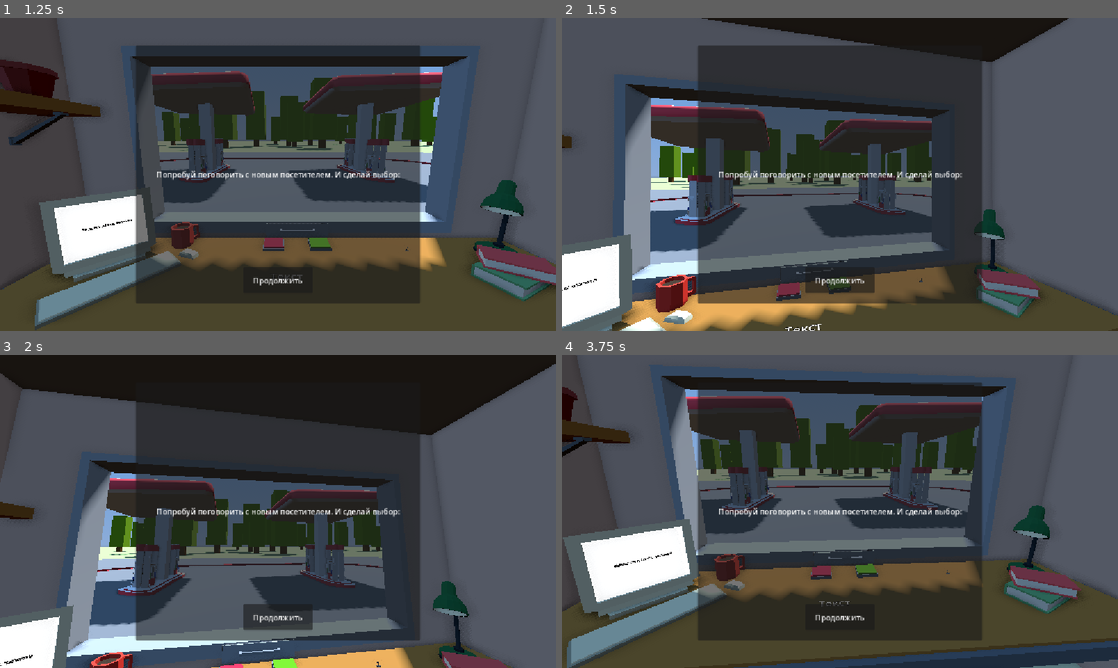
Above: before the commit, frames 1-4 (two rows, left to right).
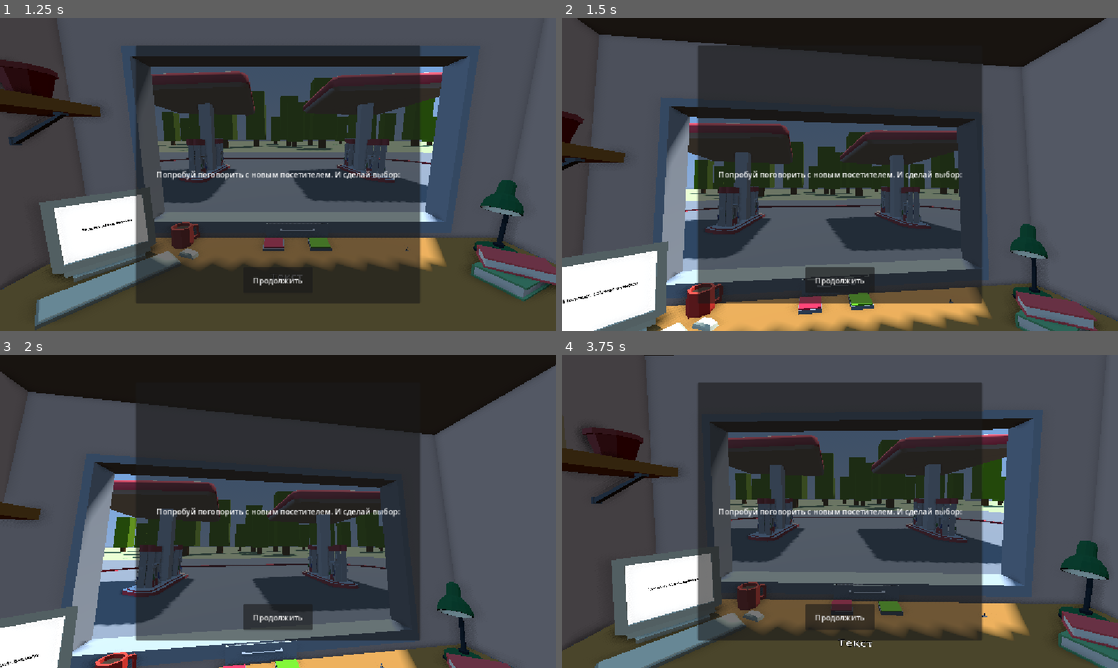
Above: after the commit, the same moments.

Repository: RolicsVin/AZS
Game: Godot game, scene res://scenes/game.tscn
The game is run twice, just before and just after one commit, with the same random seed, the same clock (stepped at 60 frames per second) and the same inputs. This scene is started directly instead of the project's main scene.
Inputs (mouse positions are in pixels of both pictures, inside the frame that each line leads up to):
- Up to frame 1 (1.25 s): click "Продолжить" at 0.5 s
- Up to frame 2 (1.5 s): tap Enter (ui_accept) at 1.25 s; move the mouse to (962, 158) at 1.27 s; hold Right (ui_right) from 1.28 s (still down); click (962, 158) at 1.35 s
- Up to frame 3 (2 s): keep holding Right (ui_right); tap Enter (ui_accept) at 1.52 s
- Up to frame 4 (3.75 s): move the mouse to (728, 527) at 2.02 s; release Right (ui_right) at 2.03 s; hold Down (ui_down) 2.03-2.78 s; click (728, 527) at 2.1 s; tap Enter (ui_accept) at 2.27 s; move the mouse to (895, 442) at 2.77 s; hold Right (ui_right) 2.78-3.53 s; click (895, 442) at 2.85 s; move the mouse to (812, 574) at 3.52 s; hold Up (ui_up) from 3.53 s (still down); click (812, 574) at 3.6 s

Frame 1 is identical in both runs. In frame 2, 46% of the frame differs, in the area x 0-100%, y 0-100%; in frame 3, 7.1%; in frame 4, 55%.

Commit message:
Fix camera rotation interpolation

Diff:
--- a/scenes/camera_3d.gd
+++ b/scenes/camera_3d.gd
@@ -110,7 +110,7 @@
 	var target_rotation := target_point.global_rotation
 
 	if position_mode:
-		global_rotation = global_rotation.slerp(
+		global_rotation = global_rotation.lerp(
 			target_rotation,
 			clampf(position_mouse_speed * delta, 0.0, 1.0)
 		)
@@ -122,7 +122,7 @@
 				0.0
 			)
 
-		global_rotation = global_rotation.slerp(
+		global_rotation = global_rotation.lerp(
 			target_rotation,
 			clampf(speed * delta, 0.0, 1.0)
 		)
